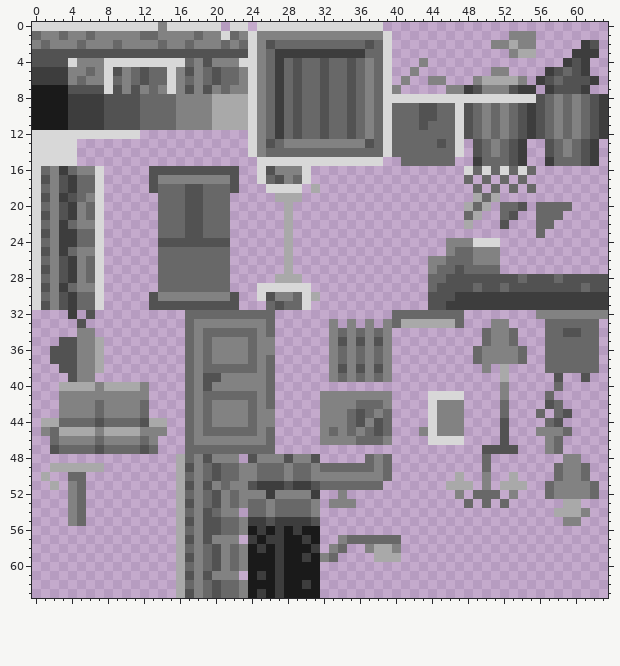
Pixel-art file -- resource/graphics/city_tileset.aseprite. This is how it looked before the edit.
64x64 pixels, 1 frame.
After the commit:
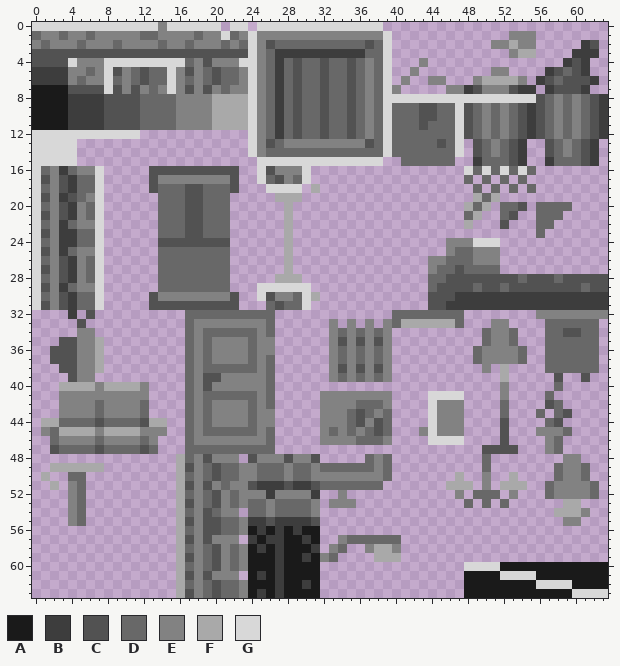
Palette (. is transparent): A #1a1a1a  B #3d3d3d  C #525252  D #686868  E #828282  F #a9a9a9  G #d8d8d8
The edit:
Changed rows in their new state; - is an unchanged pixel.
first column x 48:
60 GGGGAAAAAAAAAAAA
61 AAAAGGGGAAAAAAAA
62 AAAAAAAAGGGGAAAA
63 AAAAAAAAAAAAGGGG
